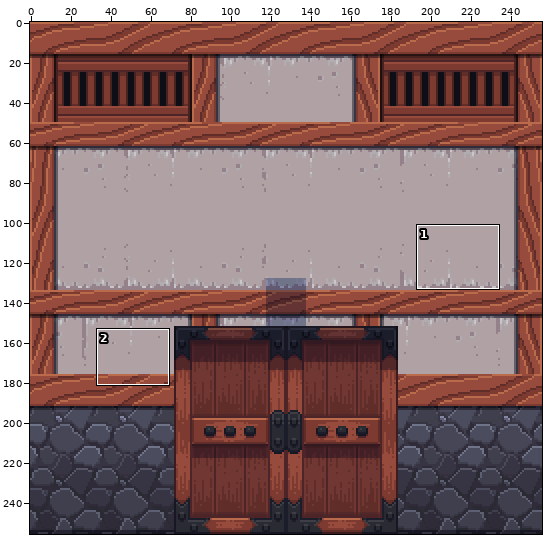
File history of a sprite sheet, res/World/World01/Front.png. The picture above shows the old version from afar; the outline marks the close-up.
Close-up. As it was:
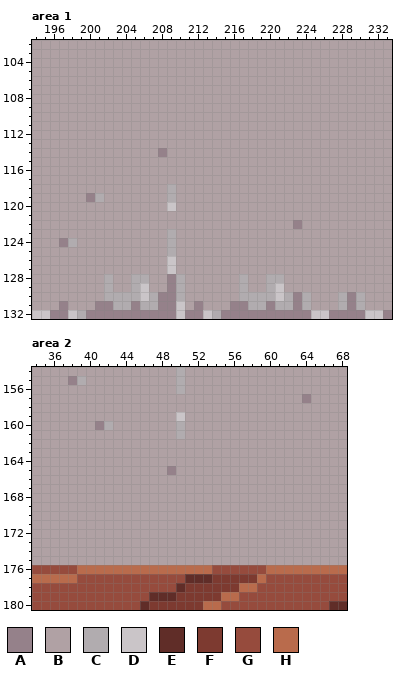
The file is 256x256 pixels. Colours within 5 levels of each other are drawn and written as one. Shown: area 1: x 194..233, y 102..132; area 2: x 34..68, y 154..180. The commit also changed other parts of the picture, which this record leaves out.
Palette (. is transparent): A #95818a  B #b0a1a4  C #b1acaf  D #cac5c8  E #602d28  F #7d3a30  G #964b3d  H #b96b4c
Pixels before, area 1, first column x 194:
102 BBBBBBBBBBBBBBBBBBBBBBBBBBBBBBBBBBBBBBBB
103 BBBBBBBBBBBBBBBBBBBBBBBBBBBBBBBBBBBBBBBB
104 BBBBBBBBBBBBBBBBBBBBBBBBBBBBBBBBBBBBBBBB
105 BBBBBBBBBBBBBBBBBBBBBBBBBBBBBBBBBBBBBBBB
106 BBBBBBBBBBBBBBBBBBBBBBBBBBBBBBBBBBBBBBBB
107 BBBBBBBBBBBBBBBBBBBBBBBBBBBBBBBBBBBBBBBB
108 BBBBBBBBBBBBBBBBBBBBBBBBBBBBBBBBBBBBBBBB
109 BBBBBBBBBBBBBBBBBBBBBBBBBBBBBBBBBBBBBBBB
110 BBBBBBBBBBBBBBBBBBBBBBBBBBBBBBBBBBBBBBBB
111 BBBBBBBBBBBBBBBBBBBBBBBBBBBBBBBBBBBBBBBB
112 BBBBBBBBBBBBBBBBBBBBBBBBBBBBBBBBBBBBBBBB
113 BBBBBBBBBBBBBBBBBBBBBBBBBBBBBBBBBBBBBBBB
114 BBBBBBBBBBBBBBABBBBBBBBBBBBBBBBBBBBBBBBB
115 BBBBBBBBBBBBBBBBBBBBBBBBBBBBBBBBBBBBBBBB
116 BBBBBBBBBBBBBBBBBBBBBBBBBBBBBBBBBBBBBBBB
117 BBBBBBBBBBBBBBBBBBBBBBBBBBBBBBBBBBBBBBBB
118 BBBBBBBBBBBBBBBCBBBBBBBBBBBBBBBBBBBBBBBB
119 BBBBBBACBBBBBBBCBBBBBBBBBBBBBBBBBBBBBBBB
120 BBBBBBBBBBBBBBBDBBBBBBBBBBBBBBBBBBBBBBBB
121 BBBBBBBBBBBBBBBBBBBBBBBBBBBBBBBBBBBBBBBB
122 BBBBBBBBBBBBBBBBBBBBBBBBBBBBBABBBBBBBBBB
123 BBBBBBBBBBBBBBBCBBBBBBBBBBBBBBBBBBBBBBBB
124 BBBACBBBBBBBBBBCBBBBBBBBBBBBBBBBBBBBBBBB
125 BBBBBBBBBBBBBBBCBBBBBBBBBBBBBBBBBBBBBBBB
126 BBBBBBBBBBBBBBBDBBBBBBBBBBBBBBBBBBBBBBBB
127 BBBBBBBBBBBBBBBDBBBBBBBBBBBBBBBBBBBBBBBB
128 BBBBBBBBCBBCCBBACBBBBBBCBBCCBBBBBBBBBBBB
129 BBBBBBBBCBBCDBBACBBBBBBCBBCDBBBBBBBBBBBB
130 BBBBBBBBCCCCDCAACBBBBBBCCCCDCACBBBCACBBB
131 BBBABBBAACCACCAADBABBBAACCACCACBBBCACBBB
132 DDAADCAAAAAAAAAADAADCAAAAAAAAAADDAAAADDA
Pixels before, area 2, first column x 34:
154 BBBBBBBBBBBBBBBBCBBBBBBBBBBBBBBBBBB
155 BBBBACBBBBBBBBBBCBBBBBBBBBBBBBBBBBB
156 BBBBBBBBBBBBBBBBCBBBBBBBBBBBBBBBBBB
157 BBBBBBBBBBBBBBBBBBBBBBBBBBBBBBABBBB
158 BBBBBBBBBBBBBBBBBBBBBBBBBBBBBBBBBBB
159 BBBBBBBBBBBBBBBBDBBBBBBBBBBBBBBBBBB
160 BBBBBBBACBBBBBBBCBBBBBBBBBBBBBBBBBB
161 BBBBBBBBBBBBBBBBCBBBBBBBBBBBBBBBBBB
162 BBBBBBBBBBBBBBBBBBBBBBBBBBBBBBBBBBB
163 BBBBBBBBBBBBBBBBBBBBBBBBBBBBBBBBBBB
164 BBBBBBBBBBBBBBBBBBBBBBBBBBBBBBBBBBB
165 BBBBBBBBBBBBBBBABBBBBBBBBBBBBBBBBBB
166 BBBBBBBBBBBBBBBBBBBBBBBBBBBBBBBBBBB
167 BBBBBBBBBBBBBBBBBBBBBBBBBBBBBBBBBBB
168 BBBBBBBBBBBBBBBBBBBBBBBBBBBBBBBBBBB
169 BBBBBBBBBBBBBBBBBBBBBBBBBBBBBBBBBBB
170 BBBBBBBBBBBBBBBBBBBBBBBBBBBBBBBBBBB
171 BBBBBBBBBBBBBBBBBBBBBBBBBBBBBBBBBBB
172 BBBBBBBBBBBBBBBBBBBBBBBBBBBBBBBBBBB
173 BBBBBBBBBBBBBBBBBBBBBBBBBBBBBBBBBBB
174 BBBBBBBBBBBBBBBBBBBBBBBBBBBBBBBBBBB
175 BBBBBBBBBBBBBBBBBBBBBBBBBBBBBBBBBBB
176 GGGGGHHHHHHHHHHHHHHHGGGGGGHHHHHHHHH
177 HHHHHGGGGGGGGGGGGEEEFFFFFHGGGGGGGGG
178 GGGGGGGGGGGGGGGGEFFFFFFHHGGGGGGGGGG
179 GGGGGGGGGGGGGEEEFFFFFHHGGGGGGGGGGGG
180 GGGGGGGGGGGGEFFFFFFHHGGGGGGGGGGGGEE
New version:
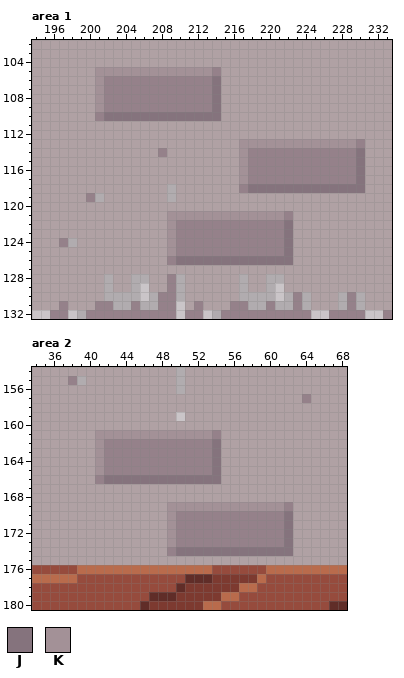
Colours new in this view: J #85737d  K #a39197
From old to new:
{"where": "area 1"}
{"y":105,"x":201,"old":"BBBBBBBBBBBBBB","new":"KKKKKKKKKKKKKA"}
{"y":106,"x":201,"old":"BBBBBBBBBBBBBB","new":"KAAAAAAAAAAAAJ"}
{"y":107,"x":201,"old":"BBBBBBBBBBBBBB","new":"KAAAAAAAAAAAAJ"}
{"y":108,"x":201,"old":"BBBBBBBBBBBBBB","new":"KAAAAAAAAAAAAJ"}
{"y":109,"x":201,"old":"BBBBBBBBBBBBBB","new":"KAAAAAAAAAAAAJ"}
{"y":110,"x":201,"old":"BBBBBBBBBBBBBB","new":"AJJJJJJJJJJJJJ"}
{"y":113,"x":217,"old":"BBBBBBBBBBBBBB","new":"KKKKKKKKKKKKKA"}
{"y":114,"x":217,"old":"BBBBBBBBBBBBBB","new":"KAAAAAAAAAAAAJ"}
{"y":115,"x":217,"old":"BBBBBBBBBBBBBB","new":"KAAAAAAAAAAAAJ"}
{"y":116,"x":217,"old":"BBBBBBBBBBBBBB","new":"KAAAAAAAAAAAAJ"}
{"y":117,"x":217,"old":"BBBBBBBBBBBBBB","new":"KAAAAAAAAAAAAJ"}
{"y":118,"x":217,"old":"BBBBBBBBBBBBBB","new":"AJJJJJJJJJJJJJ"}
{"y":120,"x":209,"old":"D","new":"B"}
{"y":121,"x":209,"old":"BBBBBBBBBBBBBB","new":"KKKKKKKKKKKKKA"}
{"y":122,"x":209,"old":"BBBBBBBBBBBBBBA","new":"KAAAAAAAAAAAAJB"}
{"y":123,"x":209,"old":"CBBBBBBBBBBBBB","new":"KAAAAAAAAAAAAJ"}
{"y":124,"x":209,"old":"CBBBBBBBBBBBBB","new":"KAAAAAAAAAAAAJ"}
{"y":125,"x":209,"old":"CBBBBBBBBBBBBB","new":"KAAAAAAAAAAAAJ"}
{"y":126,"x":209,"old":"DBBBBBBBBBBBBB","new":"AJJJJJJJJJJJJJ"}
{"y":127,"x":209,"old":"D","new":"B"}
{"where": "area 2"}
{"y":160,"x":41,"old":"AC","new":"BB"}
{"y":160,"x":50,"old":"C","new":"B"}
{"y":161,"x":41,"old":"BBBBBBBBBCBBBB","new":"KKKKKKKKKKKKKA"}
{"y":162,"x":41,"old":"BBBBBBBBBBBBBB","new":"KAAAAAAAAAAAAJ"}
{"y":163,"x":41,"old":"BBBBBBBBBBBBBB","new":"KAAAAAAAAAAAAJ"}
{"y":164,"x":41,"old":"BBBBBBBBBBBBBB","new":"KAAAAAAAAAAAAJ"}
{"y":165,"x":41,"old":"BBBBBBBB","new":"KAAAAAAA"}
{"y":165,"x":50,"old":"BBBBB","new":"AAAAJ"}
{"y":166,"x":41,"old":"BBBBBBBBBBBBBB","new":"AJJJJJJJJJJJJJ"}
{"y":169,"x":49,"old":"BBBBBBBBBBBBBB","new":"KKKKKKKKKKKKKA"}
{"y":170,"x":49,"old":"BBBBBBBBBBBBBB","new":"KAAAAAAAAAAAAJ"}
{"y":171,"x":49,"old":"BBBBBBBBBBBBBB","new":"KAAAAAAAAAAAAJ"}
{"y":172,"x":49,"old":"BBBBBBBBBBBBBB","new":"KAAAAAAAAAAAAJ"}
{"y":173,"x":49,"old":"BBBBBBBBBBBBBB","new":"KAAAAAAAAAAAAJ"}
{"y":174,"x":49,"old":"BBBBBBBBBBBBBB","new":"AJJJJJJJJJJJJJ"}
